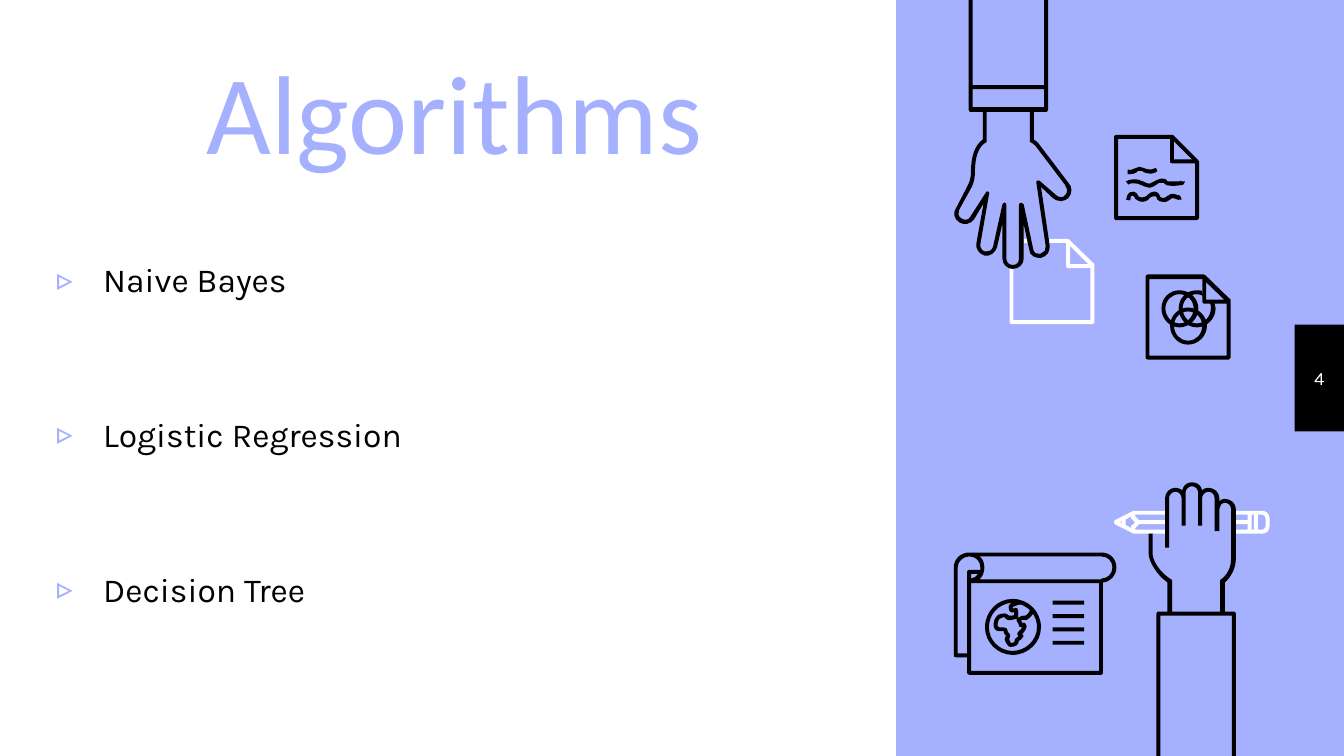
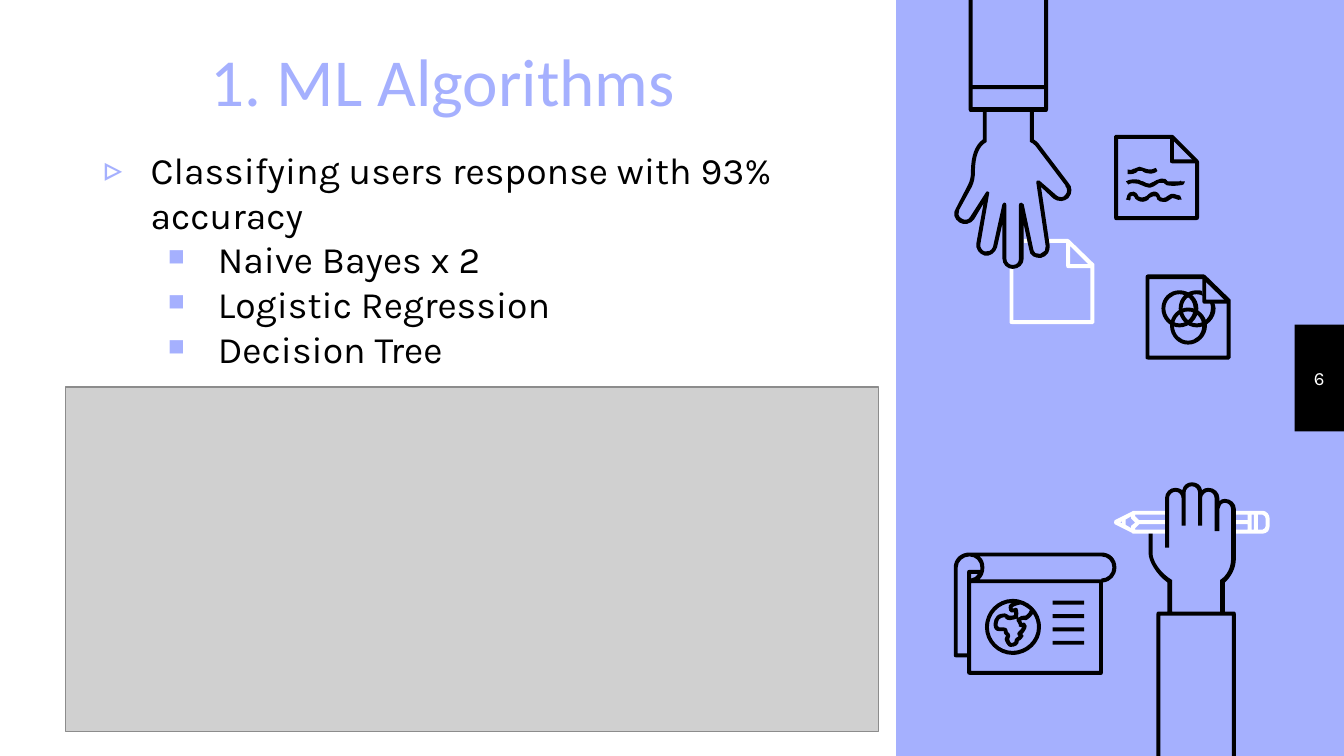
Before and after one commit to VIVelev/2Inter4U, a slide deck: slide 6 of OldAndBald.pptx (slide 4 before the commit). Drawn at 1344x756 pixels with LibreOffice and Linux fonts; fonts in the diff are those of the drawing; grey boxes stand for pictures. Boxes give left, top, right and bottom in pixels: in the first picture for what was removed or moved away, otherwise in the second. Text is boxed around its words. In the diff, an @@ line names an element or a change of style, - is before the commit and + after.

```diff
--- a/OldAndBald.pptx
+++ b/OldAndBald.pptx
@@ title at box(211, 59, 674, 118): text changed; size 60 to 36 pt @@
-Algorithms
+1. ML Algorithms
@@ text "Classifying users response with 93% ...": place and size @@
-text "Classifying users response with 93% ..." at box(103, 269, 402, 603)
+text "Classifying users response with 93% ..." at box(151, 158, 772, 364)
@@ text at box(151, 158, 772, 282): text changed; size 18 to 20 pt @@
-▹ Naive Bayes
+▹ Classifying users response with 93% accuracy
+  ￭ Naive Bayes x 2
@@ text at box(218, 292, 550, 364): size 18 to 20 pt in "Logistic Regression", "Decision Tree"; bullet ▹ to ￭; list level 1 to 2 in "Logistic Regression"; list level 1 to 2 in "Decision Tree" @@
@@ picture added at box(66, 387, 879, 731) @@
@@ page number at box(1314, 373, 1325, 386): text changed @@
-4
+6
```
Also in this commit, not shown: 2 other slides changed, 5 slides added, 1 slide removed, 59 other files.
